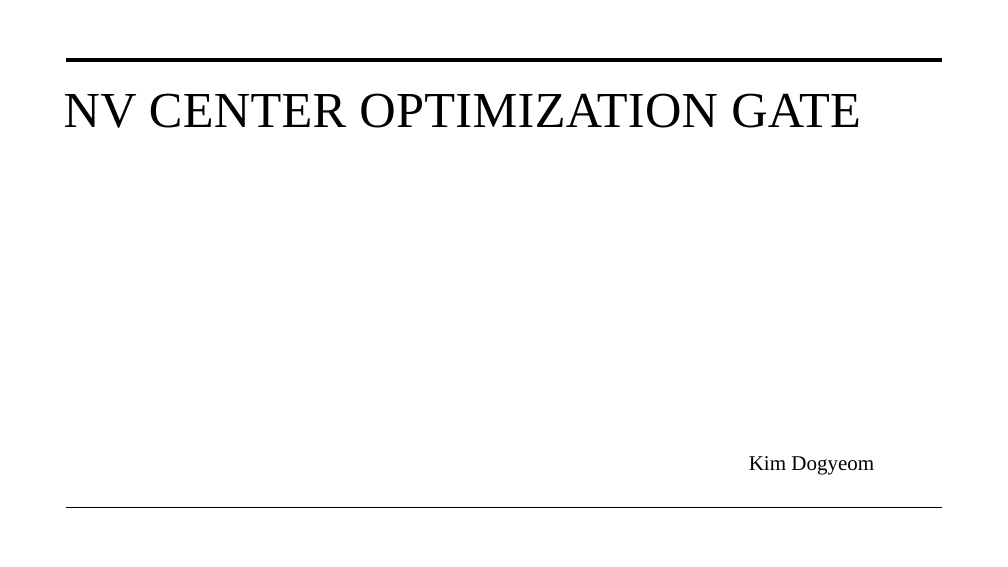
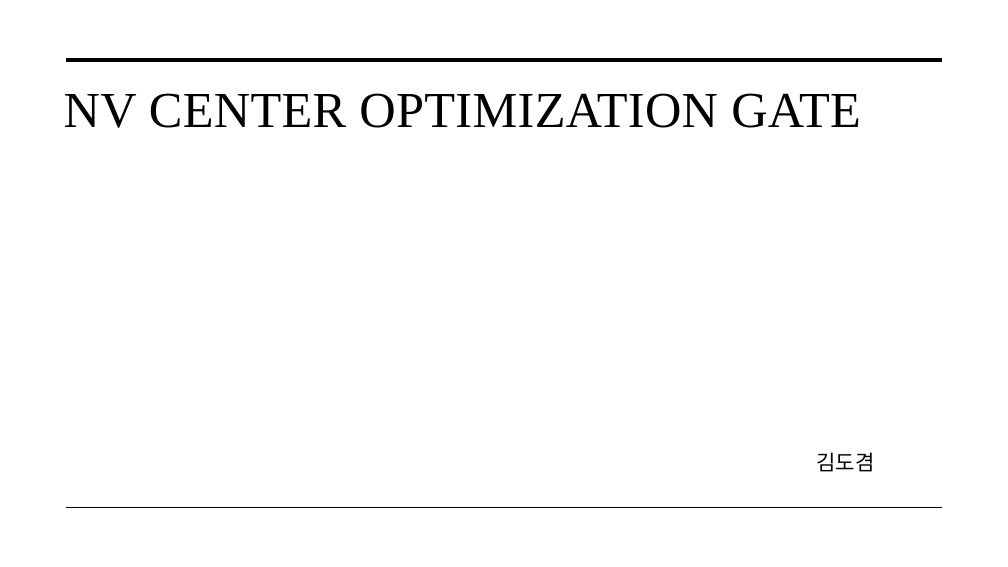
Before and after one commit to dogemie/Control_Nuclear_Spins, a slide deck: slide 1 of NV Center Optimization gate_2023.01.16.pptx. Drawn at 1008x567 pixels with LibreOffice and Linux fonts; fonts in the diff are those of the drawing. Boxes give left, top, right and bottom in pixels: in the first picture for what was removed or moved away, otherwise in the second. Text is boxed around its words. In the diff, an @@ line names an element or a change of style, - is before the commit and + after.

```diff
--- a/NV Center Optimization gate_2023.01.16.pptx
+++ b/NV Center Optimization gate_2023.01.16.pptx
@@ subtitle at [816,452,874,472]: text changed @@
-Kim Dogyeom
+김도겸
```
Also in this commit, not shown: 6 other slides changed, 3 slides added, 44 other files.
